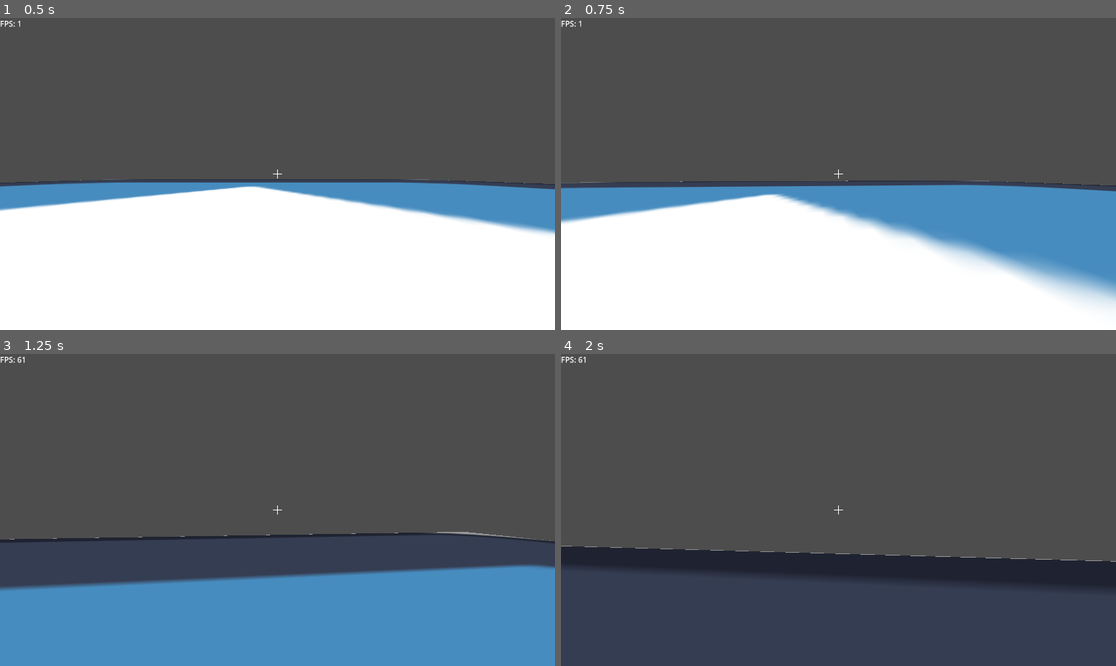
Above: before the commit, frames 1-4 (two rows, left to right).
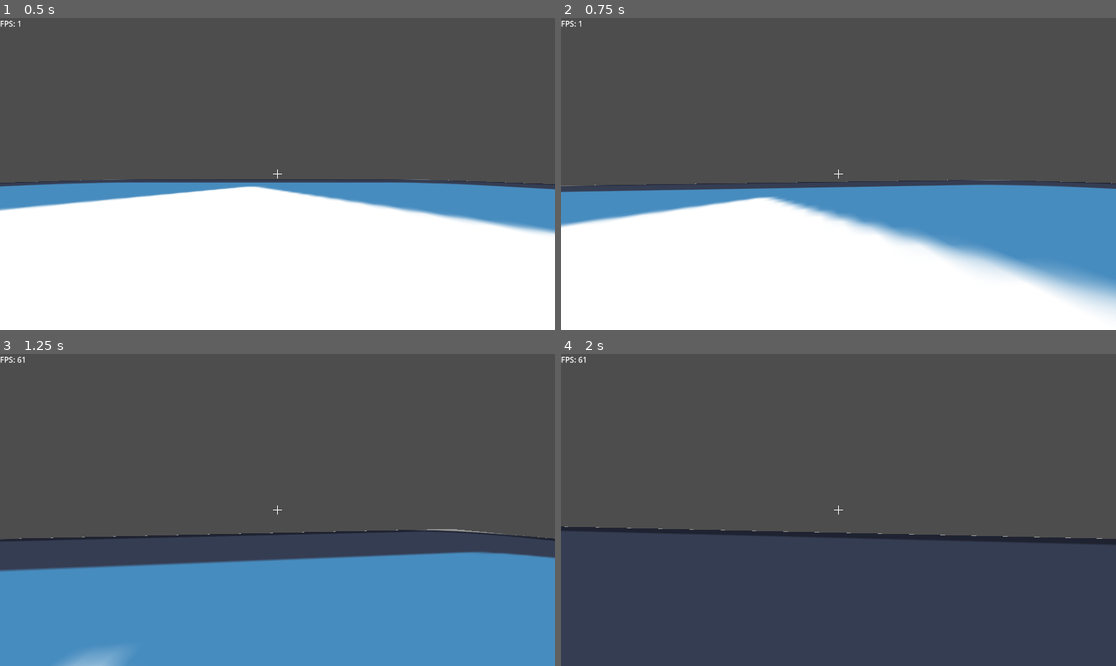
Above: after the commit, the same moments.

Repository: YouthHalo/Fast-Boomer-Shooter
Game: Godot game, scene res://scenes/main_world.tscn
Two runs of this game, one before a commit and one after it. Both use one fixed random seed, a clock stepped at 60 frames per second and the inputs below. The engine's default icon, where the game draws it, is replaced by a stand-in: a white triangle on a blue panel in a dark square.
Inputs (mouse positions are in pixels of both pictures, inside the frame that each line leads up to):
- Up to frame 1 (0.5 s): no input
- Up to frame 2 (0.75 s): move the mouse to (866, 174) at 0.52 s; hold W (forward) from 0.53 s (still down); tap Shift (dash) at 0.6 s
- Up to frame 3 (1.25 s): keep holding W (forward); tap Space (jump) at 0.77, 0.8, 1.07 s
- Up to frame 4 (2 s): keep holding W (forward); move the mouse to (810, 510) at 1.27 s; tap Space (jump) at 1.35, 1.52, 1.82 s; tap Shift (dash) at 1.55 s

Frame 1 is identical in both runs. In frame 2, 3.2% of the frame differs, in the area x 0-100%, y 51-78%; in frame 3, 7.4%; in frame 4, 9.3%, in the area x 0-100%, y 55-76%.

Commit message:
Attempt at walljumps and a better camera

Diff:
--- a/scripts/player.gd
+++ b/scripts/player.gd
@@ -11,9 +11,11 @@
 var air_jumps = 1
 
 const DASH_SPEED = 50.0
-const DASH_TIME = 0.3
+const DASH_TIME = 0.6
 var dash_timer = 0.0
 var dash_velocity = Vector3.ZERO
+
+var touching_wall = false
 
 var gravity = ProjectSettings.get_setting("physics/3d/default_gravity") * 2
 
@@ -21,11 +23,21 @@
 	Input.mouse_mode = Input.MOUSE_MODE_CAPTURED
 
 func _physics_process(delta):
-	# Add gravity
+	# Add gravitys
 	if not is_on_floor():
 		velocity.y -= gravity * delta
-	elif is_on_floor() and air_jumps < max_air_jumps:
-		air_jumps = 2
+	elif air_jumps < max_air_jumps:
+		air_jumps = max_air_jumps
+
+	# Allow wall jump
+	if not is_on_floor() and is_on_wall() and not touching_wall:
+		touching_wall = true
+		air_jumps += 1
+	elif not is_on_floor() and not is_on_wall() and touching_wall:
+		touching_wall = false
+		if air_jumps > 0:
+			air_jumps -= 1
+	# Reset air jumps when on floor
 
 	#send the player back to origin when falling off
 	if position.y < -30:
@@ -35,7 +47,14 @@
 	# Handle Jump
 	if Input.is_action_just_pressed("jump") and air_jumps > 0:
 		if not is_on_floor():
-			velocity.y = JUMP_VELOCITY * 0.85
+			if touching_wall:
+				# Perform a wall jump
+				var wall_normal = get_wall_normal()
+				velocity = wall_normal * JUMP_VELOCITY * 9  # CURRENTLY DOESNT DO ANYTHING DUE TO MOVEMENT CODE.
+				velocity.y = JUMP_VELOCITY * 0.8  # Add upward velocity
+				print("WALL JUMP")
+			else:
+				velocity.y = JUMP_VELOCITY * 0.85
 			air_jumps -= 1
 		elif is_on_floor():
 			velocity.y = JUMP_VELOCITY
@@ -56,24 +75,27 @@
 		dash_timer = DASH_TIME
 
 	# Apply dash if active
-	if dash_timer > 0.0:
+	if dash_timer > 0.0 and dash_timer >= (DASH_TIME/1.5):
 		dash_timer -= delta
 		velocity.x = dash_velocity.x
 		velocity.z = dash_velocity.z
 	else:
+		dash_timer = 0
 		# Regular movement
-		if direction:
+		if direction or is_on_floor():
 			velocity.x = direction.x * SPEED
 			velocity.z = direction.z * SPEED
-		else:
+		elif not is_on_floor():
 			velocity.x = move_toward(velocity.x, 0, SPEED)
 			velocity.z = move_toward(velocity.z, 0, SPEED)
 
-	# Smooth camera tilt
-	if input_dir.x != 0:
-		Cam.rotation.z = Cam.rotation.z + (-input_dir.x * 0.1 - Cam.rotation.z) * 0.1
-	else:
-		Cam.rotation.z = Cam.rotation.z + (0 - Cam.rotation.z) * 0.1
+	# Smooth camera tilt based on left-right velocity only with a hard limit
+	var target_tilt = clamp(-velocity.x * 0.005, -0.3, 0.3)
+	Cam.rotation.z = Cam.rotation.z + (target_tilt - Cam.rotation.z) * 0.05
+
+	# Adjust FOV based on forward/backward velocity
+	var target_fov = 90 + clamp(velocity.z * 0.2, -20, 20)  # Base FOV is 90, adjust by max ±20
+	Cam.fov = Cam.fov + (target_fov - Cam.fov) * 0.1  # Smooth transition to target FOV
 
 	move_and_slide()
 
Not shown, changed: export_presets.cfg
